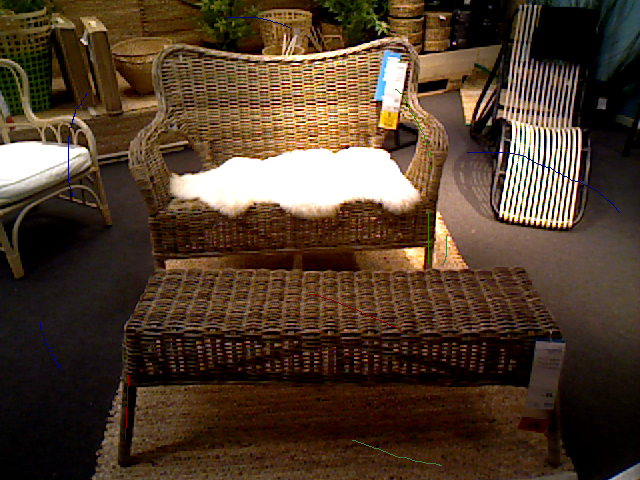
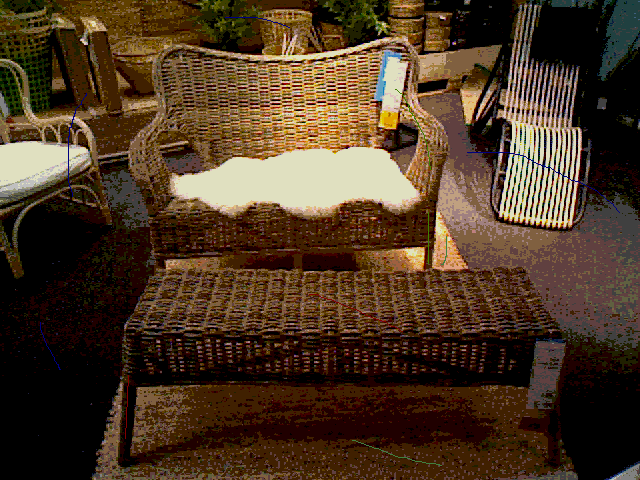
Before/after of a (640, 480) layered artwork. What changed in the layer stack:
painted on "82_LivingLow.png" over box(0, 0, 640, 480)
